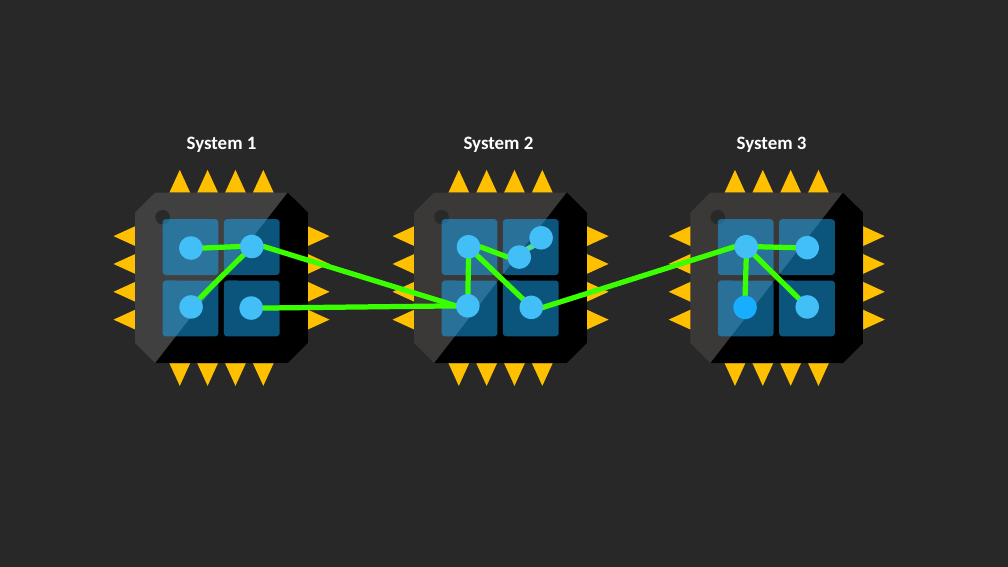
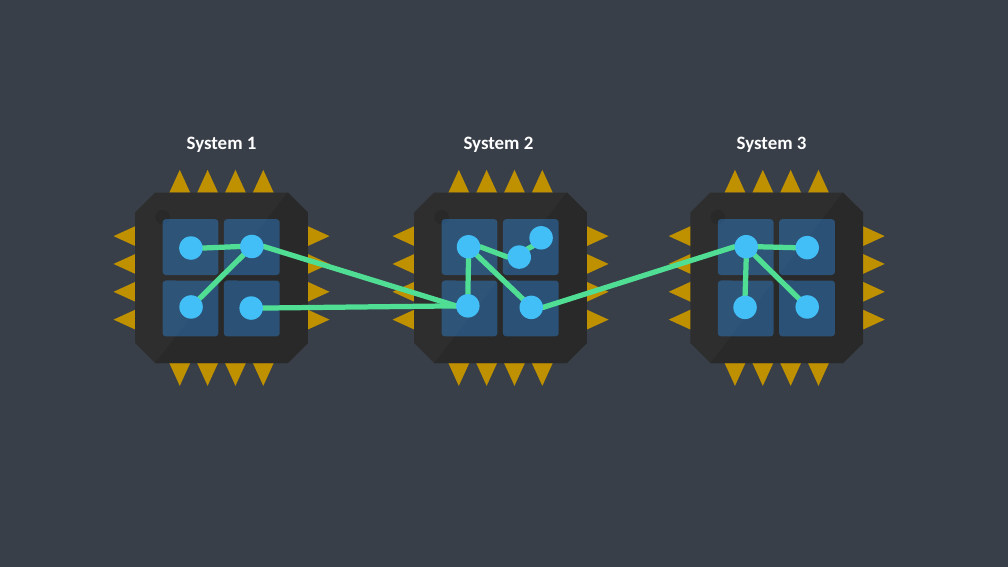
Before and after one commit to rogeralsing/Presentations, a slide deck: slide 13 of Media/protofabric.pptx. Drawn at 1008x567 pixels with LibreOffice and Linux fonts; fonts in the diff are those of the drawing. Boxes give left, top, right and bottom in pixels: in the first picture for what was removed or moved away, otherwise in the second. Text is boxed around its words. In the diff, an @@ line names an element or a change of style, - is before the commit and + after.

```diff
--- a/Media/protofabric.pptx
+++ b/Media/protofabric.pptx
@@ rectangle added at box(0, 0, 1008, 567), fill #383F48, outline #383F48 8 pt @@
@@ fill #FFC001 to #BF9000 in 3 elements at box(669, 170, 885, 386), box(392, 170, 609, 386), box(113, 170, 330, 386) @@
@@ octagon at box(135, 193, 308, 364): fill #404040 to #2E2E2E @@
@@ fill #000000 to #292929 in 3 elements at box(711, 193, 864, 364), box(434, 193, 587, 364), box(155, 193, 308, 364) @@
@@ octagon at box(414, 193, 587, 364): fill #3B3838 to #2E2E2E @@
@@ octagon at box(690, 193, 863, 364): fill #3B3838 to #2E2E2E @@
@@ line (243, 255) - (200, 299): stroke #3AFF00 5 pt to #50DE94 5 pt @@
@@ line (240, 247) - (203, 248): stroke #3AFF00 5 pt to #50DE94 5 pt @@
@@ line (456, 306) - (264, 247): stroke #3AFF00 5 pt to #50DE94 5 pt @@
@@ line (469, 259) - (468, 294): stroke #3AFF00 5 pt to #50DE94 5 pt @@
@@ line (477, 255) - (523, 299): stroke #3AFF00 5 pt to #50DE94 5 pt @@
@@ line (507, 257) - (480, 247): stroke #3AFF00 5 pt to #50DE94 5 pt @@
@@ line (735, 247) - (543, 308): stroke #3AFF00 5 pt to #50DE94 5 pt @@
@@ line (746, 259) - (746, 296): stroke #3AFF00 5 pt to #50DE94 5 pt @@
@@ line (755, 255) - (799, 299): stroke #3AFF00 5 pt to #50DE94 5 pt @@
@@ line (758, 247) - (796, 248): stroke #3AFF00 5 pt to #50DE94 5 pt @@
@@ fill #17AEFF at 49% opacity to #2E75B6 at 55% opacity in 12 elements at box(718, 219, 774, 275), box(780, 219, 836, 275), box(718, 281, 774, 337), box(780, 281, 836, 337), box(442, 219, 498, 275), box(503, 219, 559, 275), box(442, 281, 498, 337), box(503, 281, 559, 337), box(163, 219, 219, 275), box(224, 219, 280, 275), box(163, 281, 219, 337), box(224, 281, 280, 337) @@
@@ ellipse at box(734, 296, 757, 319): fill #17AEFF to #43BFF7 @@
@@ line (456, 306) - (263, 309): stroke #3AFF00 5 pt to #50DE94 5 pt @@
```
Also in this commit, not shown: 3 other slides changed.
